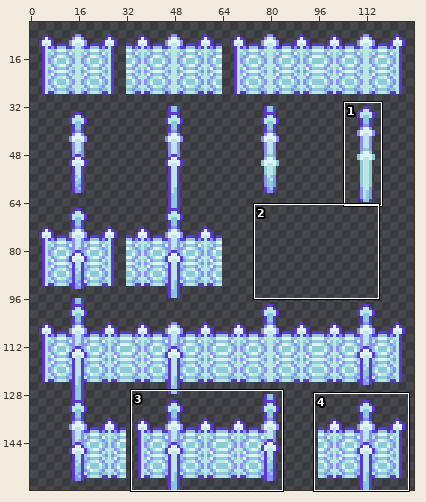
Edited in one commit: sprite sheet (sprites/frost/wall_frost.png). Above: a wide view before the commit, with the close-up outlined.
Close-up. As it was:
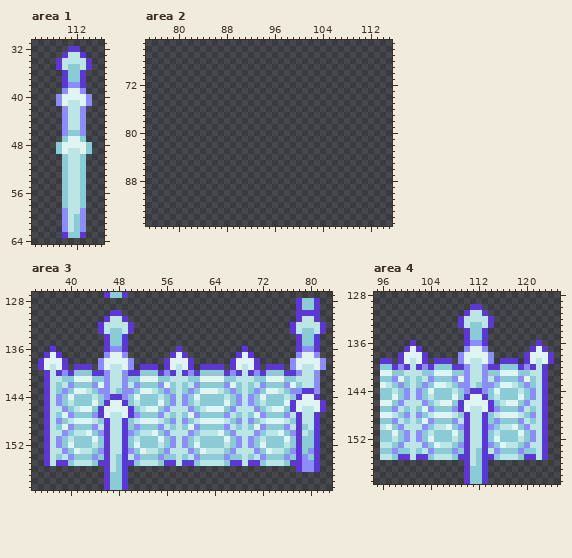
The file is 128x160 pixels. Shown: area 1: x 105..116, y 31..64; area 2: x 75..115, y 65..95; area 3: x 34..83, y 127..159; area 4: x 95..125, y 128..159. The wide view leaves out empty margins. The commit also changed other parts of the picture, which this record leaves out.
After:
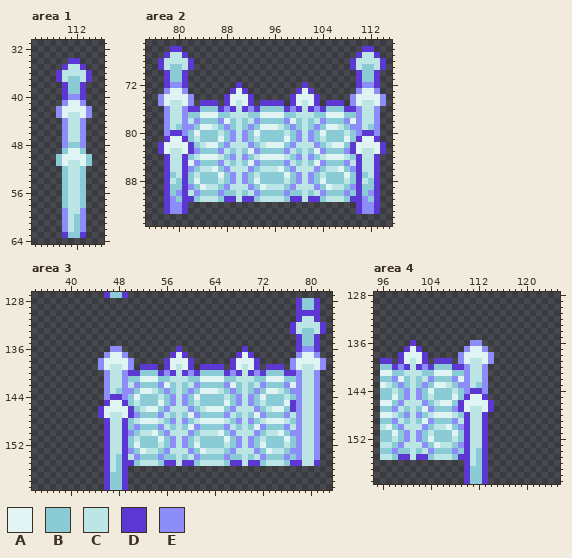
Palette (. is transparent): A #e1f4f4  B #8bcbd5  C #bce6e6  D #5d37d2  E #8c8df8
Change:
--- area 1
@@ x 105..116 @@
 31 ............
-32 ......DD....
-33 .....DCCD...
-34 ....DCCCCD..
-35 ....DCBBCD..
-36 .....DBBD...
-37 .....DBBD...
-38 .....DEED...
-39 .....EAAE...
-40 ....EAAAAE..
-41 ....EACCAE..
-42 .....ECCE...
-43 .....ECCE...
+32 ............
+33 ............
+34 ......DD....
+35 .....DCCD...
+36 ....DCCCCD..
+37 ....DCBBCD..
+38 .....DBBD...
+39 .....DBBD...
+40 .....DEED...
+41 .....EAAE...
+42 ....EAAAAE..
+43 ....EACCAE..
 44 .....ECCE...
 45 .....ECCE...
-46 .....EBBE...
-47 .....BAAB...
-48 ....BAAAAB..
-49 ....BACCAB..
-50 .....BCCB...
-51 .....BCCB...
+46 .....ECCE...
+47 .....ECCE...
+48 .....EBBE...
+49 .....BAAB...
+50 ....BAAAAB..
+51 ....BACCAB..
 52 .....BCCB...
--- area 2
@@ x 75..115 @@
 65 .........................................
-66 .........................................
-67 .........................................
-68 .........................................
-69 .........................................
-70 .........................................
-71 .........................................
-72 .........................................
-73 .........................................
-74 .........................................
-75 .........................................
-76 .........................................
-77 .........................................
-78 .........................................
-79 .........................................
-80 .........................................
-81 .........................................
-82 .........................................
-83 .........................................
-84 .........................................
-85 .........................................
-86 .........................................
-87 .........................................
-88 .........................................
-89 .........................................
-90 .........................................
-91 .........................................
-92 .........................................
-93 .........................................
+66 ....DD..............................DD...
+67 ...DCCD............................DCCD..
+68 ..DCCCCD..........................DCCCCD.
+69 ..DCBBCD..........................DCBBCD.
+70 ...DBBD............................DBBD..
+71 ...DBBD............................DBBD..
+72 ...DEED........D..........D........DEED..
+73 ...EAAE.......DAD........DAD.......EAAE..
+74 ..EAAAAE.....DAAAD......DAAAD.....EAAAAE.
+75 ..EACCAE.DDD.DACAD.DDDD.DACAD.DDD.EACCAE.
+76 ...ECCEDDBBBDEDCDEDBBBBDEDCDEDBBBDDECCE..
+77 ...ECCEBBAAABBCCCBBAAAABBCCCBBAAABBECCE..
+78 ...ECCECEBBBEABCBCEBBBBEABCBCEBBBEAECCE..
+79 ...ECBEEBAACBEBCBEBAAACBEBCBEBAACBEECBE..
+80 ...EDDEBABBBCBECEBABBBBCBECEBABBBCBEDDE..
+81 ...DAADBCBBBABECEBCBBBBABECEBCBBBABDAAD..
+82 ..DAAAADBCAABECCCEBCAAABECCCEBCAABDAAAAD.
+83 ..DACCADEBBBECBCBAEBBBBECBCBAEBBBEDACCAD.
+84 ...DCCDBCAAACBECEBCAAAACBECEBCAAACBDCCD..
+85 ...DCCDAEBBBECBCBAEBBBBECBCBAEBBBECDCCD..
+86 ...DCCDEBCCABECCCEBCCCABECCCEBCCABEDCCD..
+87 ...DBCDBCBBBABECEBCBBBBABECEBCBBBABDBCD..
+88 ...DCBDBABBBCBECEBABBBBCBECEBABBBCBDCBD..
+89 ...DBBDEBACCBECCCEBACCCBECCCEBACCBEDBBD..
+90 ...DBEDCEBBBEBBCBCEBBBBEBBCBCEBBBEBDBED..
+91 ...DEBDDBCCCBDDCDDBCCCCBDDCDDBCCCBDDEBD..
+92 ...DEED............................DEED..
+93 ...DEED............................DEED..
 94 .........................................
--- area 3
@@ x 34..83 @@
 129 ............................................DBBD..
-130 .............DD.............................DDDD..
-131 ............DCCD............................DCCD..
-132 ...........DCCCCD..........................DCCCCD.
-133 ...........DCBBCD..........................DCBBCD.
-134 ............DBBD............................DBBD..
-135 ............DBBD............................DBBD..
-136 ...D........DEED........D..........D........DEED..
-137 ..DAD.......EAAE.......DAD........DAD.......EAAE..
-138 .DAAAD.....EAAAAE.....DAAAD......DAAAD.....EAAAAE.
-139 .DACAD.DDD.EACCAE.DDD.DACAD.DDDD.DACAD.DDD.EACCAE.
-140 ..DCDEDBBBDDECCEDDBBBDEDCDEDBBBBDEDCDEDBBBDDECCE..
-141 ..DCCBBAAABBECCEBBAAABBCCCBBAAAABBCCCBBAAABBCCCE..
-142 ..DCBCEBBBEAECCECEBBBEABCBCEBBBBEABCBCEBBBEABCCE..
-143 ..DCBEBAACBEECBEEBAACBEBCBEBAAACBEBCBEBAACBEEDDE..
-144 ..DCEBABBBCBEDDEBABBBCBECEBABBBBCBECEBABBBCBDAAD..
-145 ..DCEBCBBBABDAADBCBBBABECEBCBBBBABECEBCBBBADAAAAD.
-146 ..DCCEBCAABDAAAADBCAABECCCEBCAAABECCCEBCAABDACCAD.
-147 ..DCBAEBBBEDACCADEBBBECBCBAEBBBBECBCBAEBBBECDCCD..
-148 ..DCEBCAAACBDCCDBCAAACBECEBCAAAACBECEBCAAACBDCCD..
-149 ..DCBAEBBBECDCCDBEBBBECBCBAEBBBBECBCBAEBBBECDBCD..
-150 ..DCCEBCCABEDCCDEBCCABECCCEBCCCABECCCEBCCABEDCBD..
-151 ..DCEBCBBBABDCCDBCBBBABECEBCBBBBABECEBCBBBABDBBD..
-152 ..DCEBABBBCBDCCDBABBBCBECEBABBBBCBECEBABBBCBDBBD..
-153 ..DCCEBACCBEDCCDEBACCBECCCEBACCCBECCCEBACCBEDBED..
-154 ..DCBCEBBBEBDCBDCEBBBEBBCBCEBBBBEBBCBCEBBBEBDEBD..
-155 ..DCDDBCCCBDDCBDDBCCCBDDCDDBCCCCBDDCDDBCCCBDDEED..
-156 ............DCBD............................DEED..
+130 ............................................DDDD..
+131 ............................................DCCD..
+132 ...........................................DCCCCD.
+133 ...........................................DCBBCD.
+134 ............................................DBBD..
+135 ............................................DBBD..
+136 .............EE.........D..........D........DEED..
+137 ............EAAE.......DAD........DAD.......EAAE..
+138 ...........EAAAAE.....DAAAD......DAAAD.....EAAAAE.
+139 ...........EACCAE.DDD.DACAD.DDDD.DACAD.DDD.EACCAE.
+140 ............ECCEDDBBBDEDCDEDBBBBDEDCDEDBBBDDECCE..
+141 ............ECCEBBAAABBCCCBBAAAABBCCCBBAAABBECCE..
+142 ............ECCECEBBBEABCBCEBBBBEABCBCEBBBEAECCE..
+143 ............ECBEEBAACBEBCBEBAAACBEBCBEBAACBEECCE..
+144 ............EDDEBABBBCBECEBABBBBCBECEBABBBCBECCE..
+145 ............DAADBCBBBABECEBCBBBBABECEBCBBBADECCE..
+146 ...........DAAAADBCAABECCCEBCAAABECCCEBCAABDECCE..
+147 ...........DACCADEBBBECBCBAEBBBBECBCBAEBBBECECCE..
+148 ............DCCDBCAAACBECEBCAAAACBECEBCAAACBECCE..
+149 ............DCCDBEBBBECBCBAEBBBBECBCBAEBBBECECCE..
+150 ............DCCDEBCCABECCCEBCCCABECCCEBCCABEECCE..
+151 ............DCCDBCBBBABECEBCBBBBABECEBCBBBABECCE..
+152 ............DCCDBABBBCBECEBABBBBCBECEBABBBCBECCE..
+153 ............DCCDEBACCBECCCEBACCCBECCCEBACCBEECCE..
+154 ............DCBDCEBBBEBBCBCEBBBBEBBCBCEBBBEBECCE..
+155 ............DCBDDBCCCBDDCDDBCCCCBDDCDDBCCCBDDCCD..
+156 ............DCBD..................................
 157 ............DBBD..................................
--- area 4
@@ x 107..125 @@
 129 ...................
-130 ....DD.............
-131 ...DCCD............
-132 ..DCCCCD...........
-133 ..DCBBCD...........
-134 ...DBBD............
-135 ...DBBD............
-136 ...DEED........D...
-137 ...EAAE.......DAD..
-138 ..EAAAAE.....DAAAD.
-139 D.EACCAE.DDD.DACAD.
-140 BDDECCEDDBBBDEDCD..
-141 ABBECCEBBAAABBCCD..
-142 BEAECCECEBBBEABCD..
-143 CBEECBEEBAACBEBCD..
-144 BCBEDDEBABBBCBECD..
-145 BABDAADBCBBBABECD..
-146 ABDAAAADBCAABECCD..
-147 BEDACCADEBBBECBCD..
-148 ACBDCCDBCAAACBECD..
-149 BECDCCDBEBBBECBCD..
-150 ABEDCCDEBCCABECCD..
-151 BABDCCDBCBBBABECD..
-152 BCBDCCDBABBBCBECD..
-153 CBEDCCDEBACCBECCD..
-154 BEBDCBDCEBBBEBBCD..
-155 CBDDCBDDBCCCBDDCD..
+130 ...................
+131 ...................
+132 ...................
+133 ...................
+134 ...................
+135 ...................
+136 ....EE.............
+137 ...EAAE............
+138 ..EAAAAE...........
+139 D.EACCAE...........
+140 BDDECCE............
+141 ABBECCE............
+142 BEAECCE............
+143 CBEECBE............
+144 BCBEDDE............
+145 BABDAAD............
+146 ABDAAAAD...........
+147 BEDACCAD...........
+148 ACBDCCD............
+149 BECDCCD............
+150 ABEDCCD............
+151 BABDCCD............
+152 BCBDCCD............
+153 CBEDCCD............
+154 BEBDCBD............
+155 CBDDCBD............
 156 ...DCBD............
Boxes around the changes in both close-ups, in picture pixels (x1, y1, x2, y2):
changed: (56, 46, 92, 166)
added: (158, 46, 386, 214)
erased: (38, 310, 134, 466)
changed: (296, 376, 326, 472)
erased: (458, 304, 554, 460)
